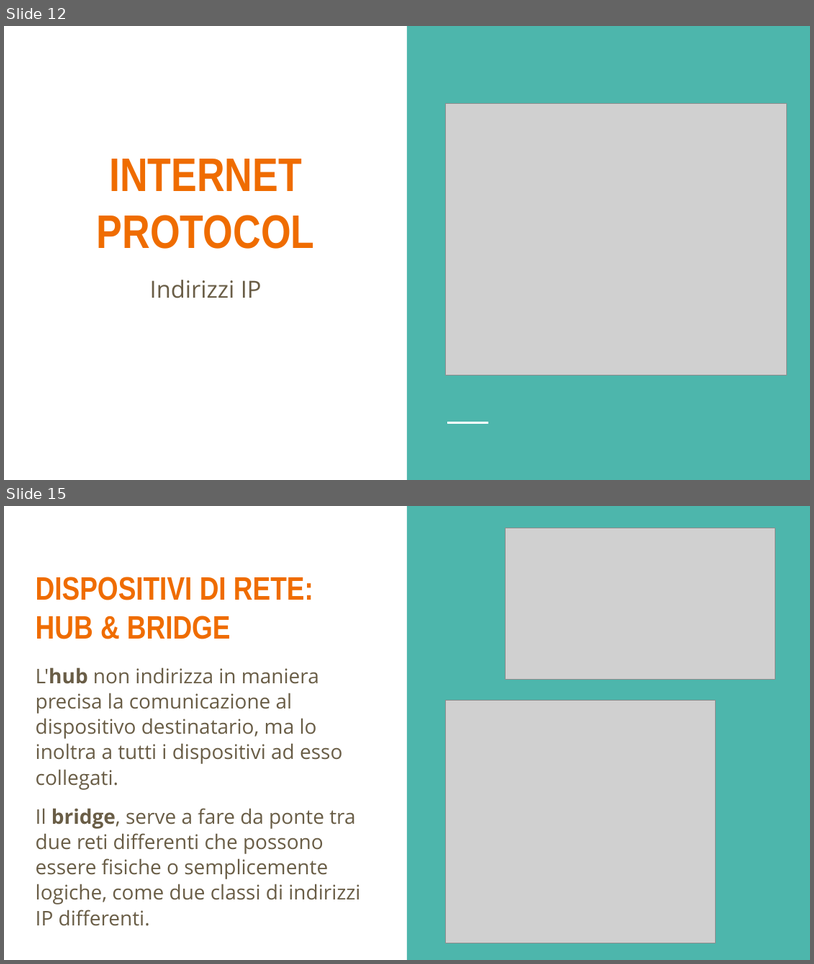
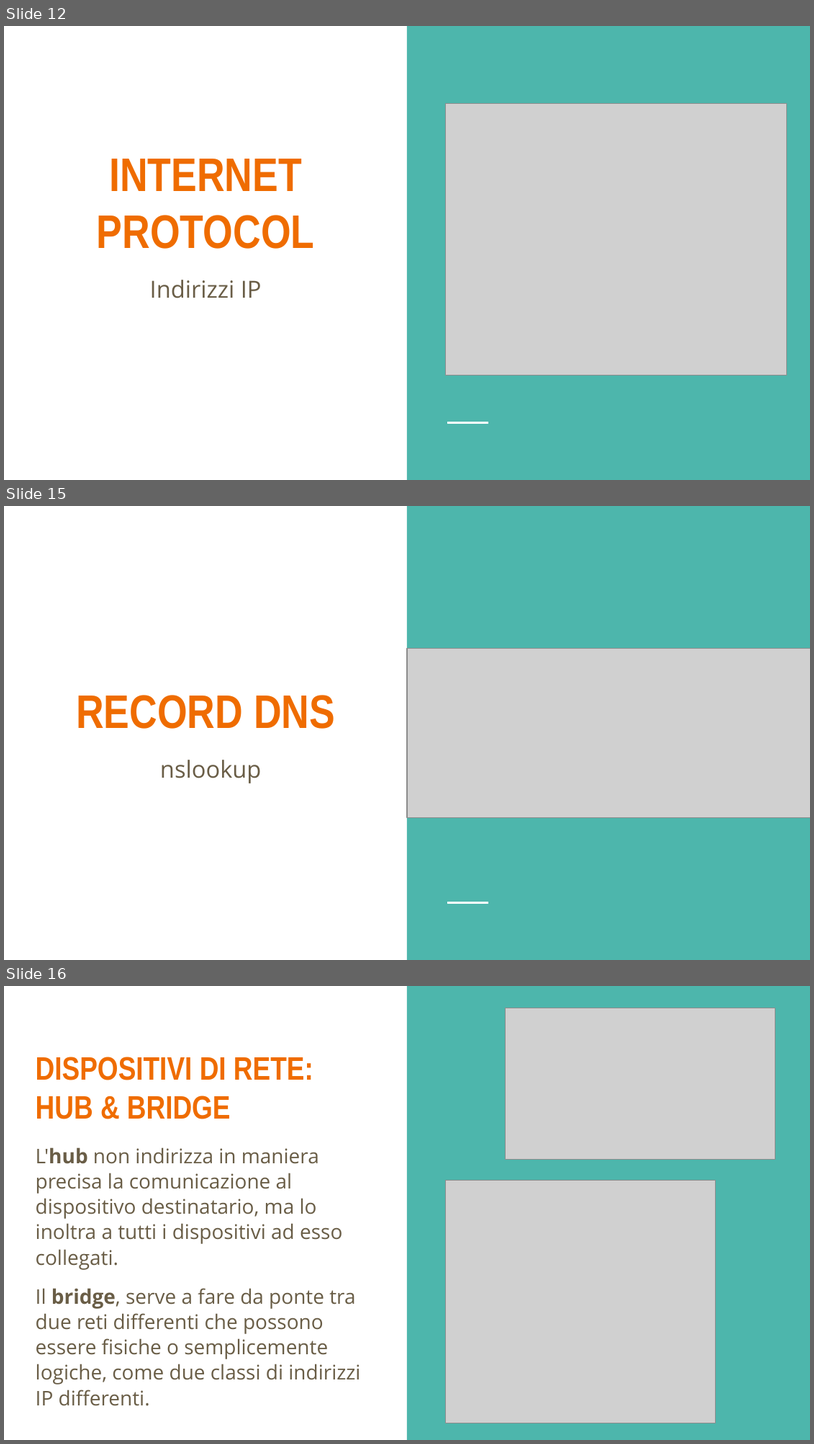
Before and after one commit to LeleCazza/LeleCazza.github.io, a slide deck: reti_informatiche/materiale/lezione_1_reti_introduzione.pptx. Shown one above the other, each under a label of ours: slides 12 and 15 before the commit, slides 12, 15 and 16 after it; the slides between them are not shown. The pictures are 814x964 and 814x1444 pixels, drawn with LibreOffice and Linux fonts; fonts in the diff are those of the drawing; grey boxes stand for pictures. Boxes give left, top, right and bottom in pixels: in the first picture for what was removed or moved away, otherwise in the second. Text is boxed around its words. In the diff, an @@ line names an element or a change of style, - is before the commit and + after.

```diff
--- a/reti_informatiche/materiale/lezione_1_reti_introduzione.pptx
+++ b/reti_informatiche/materiale/lezione_1_reti_introduzione.pptx
@@ slide 15 added at (4,506,810,960), background #FFFFFF; not listed: 2 template elements that a slide beside it also shows @@
@@ picture added at (407,649,810,817) @@
@@ title added at (76,695,335,728), 42 pt, text #EF6C00, bold @@
+RECORD DNS
@@ subtitle added at (160,759,261,783), 21 pt, text #695D46 @@
+nslookup
@@ what was slide 15 is now slide 16 @@
```
Also in this commit, not shown: 3 slides changed, 1 other file.
